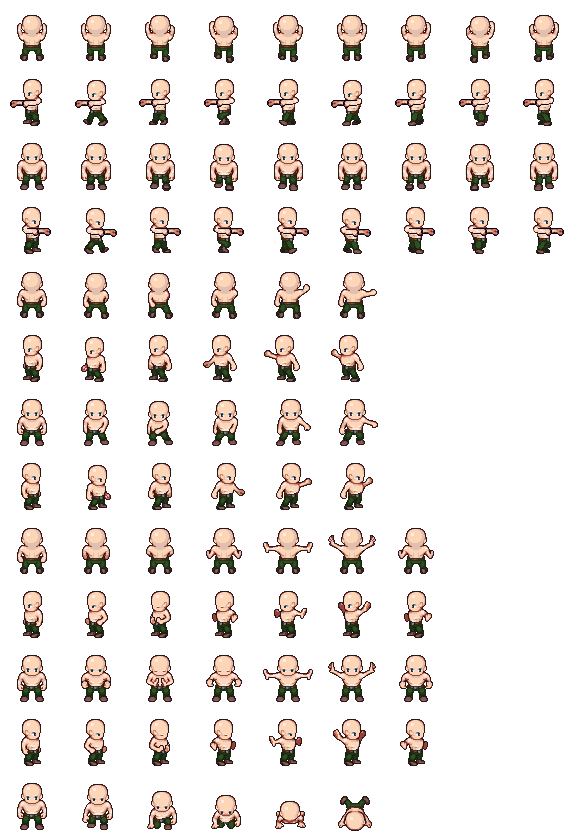
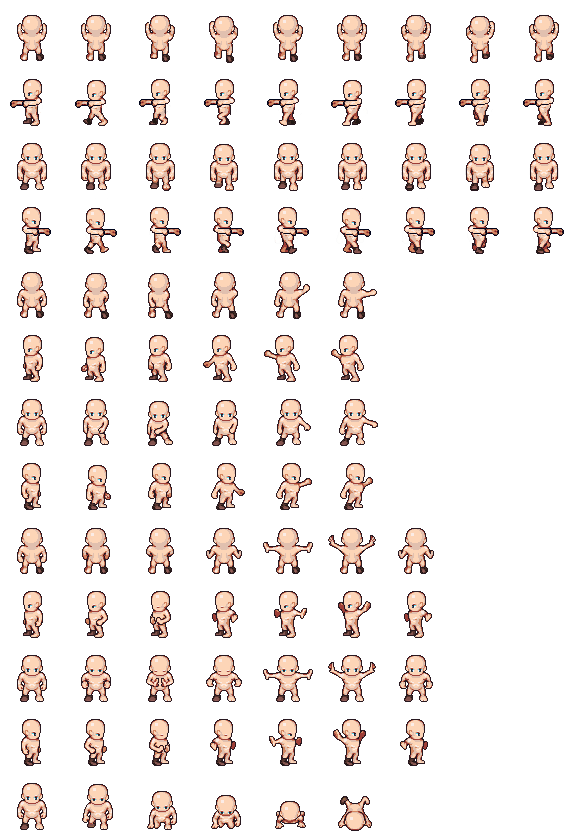
Layers edited between the first and the second 576×832 image:
hid "Pants" over [22, 43, 553, 829]
painted on "Shoes" over [21, 50, 553, 829]
